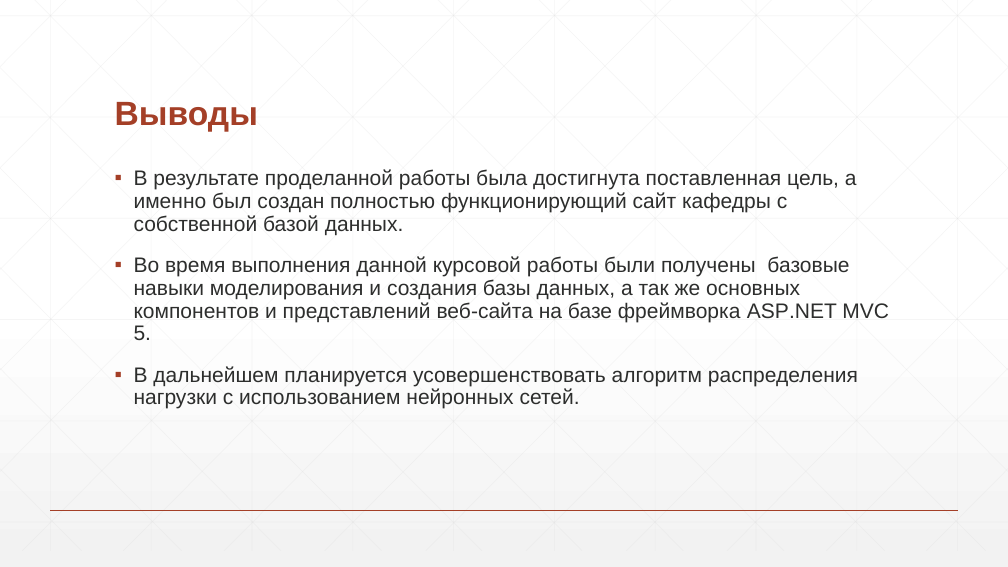
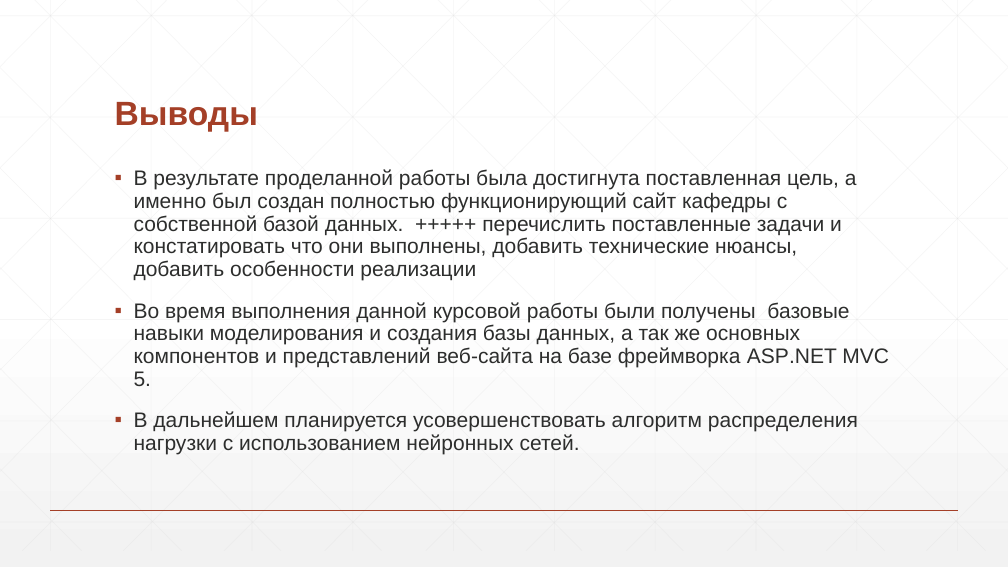
Before and after one commit to DanilaShushkanov/Site22, a slide deck: slide 13 of Диплом_през.pptx (slide 12 before the commit). Drawn at 1008x567 pixels with LibreOffice and Linux fonts; fonts in the diff are those of the drawing. Boxes give left, top, right and bottom in pixels: in the first picture for what was removed or moved away, otherwise in the second. Text is boxed around its words. In the diff, an @@ line names an element or a change of style, - is before the commit and + after.

```diff
--- a/Диплом_през.pptx
+++ b/Диплом_през.pptx
@@ text at (134,169,857,280): text changed @@
-▪ В результате проделанной работы была достигнута поставленная цель, а именно был создан полностью функционирующий сайт кафедры с собственной базой данных.
+▪ В результате проделанной работы была достигнута поставленная цель, а именно был создан полностью функционирующий сайт кафедры с собственной базой данных. +++++ перечислить поставленные задачи и констатировать что они выполнены, добавить технические нюансы, добавить особенности реализации
```
Also in this commit, not shown: 7 other slides changed, 1 slide added, 10 other files.
